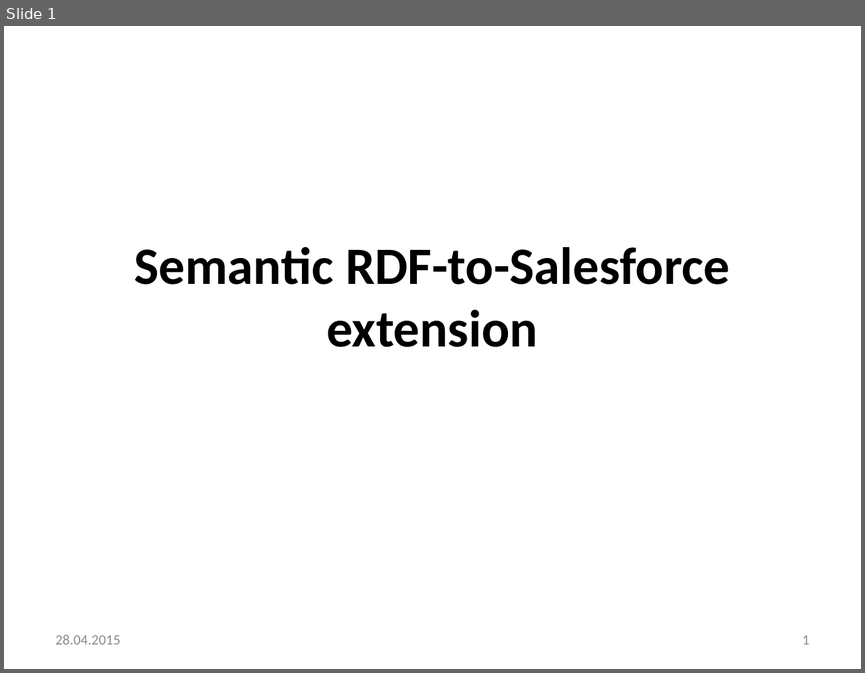
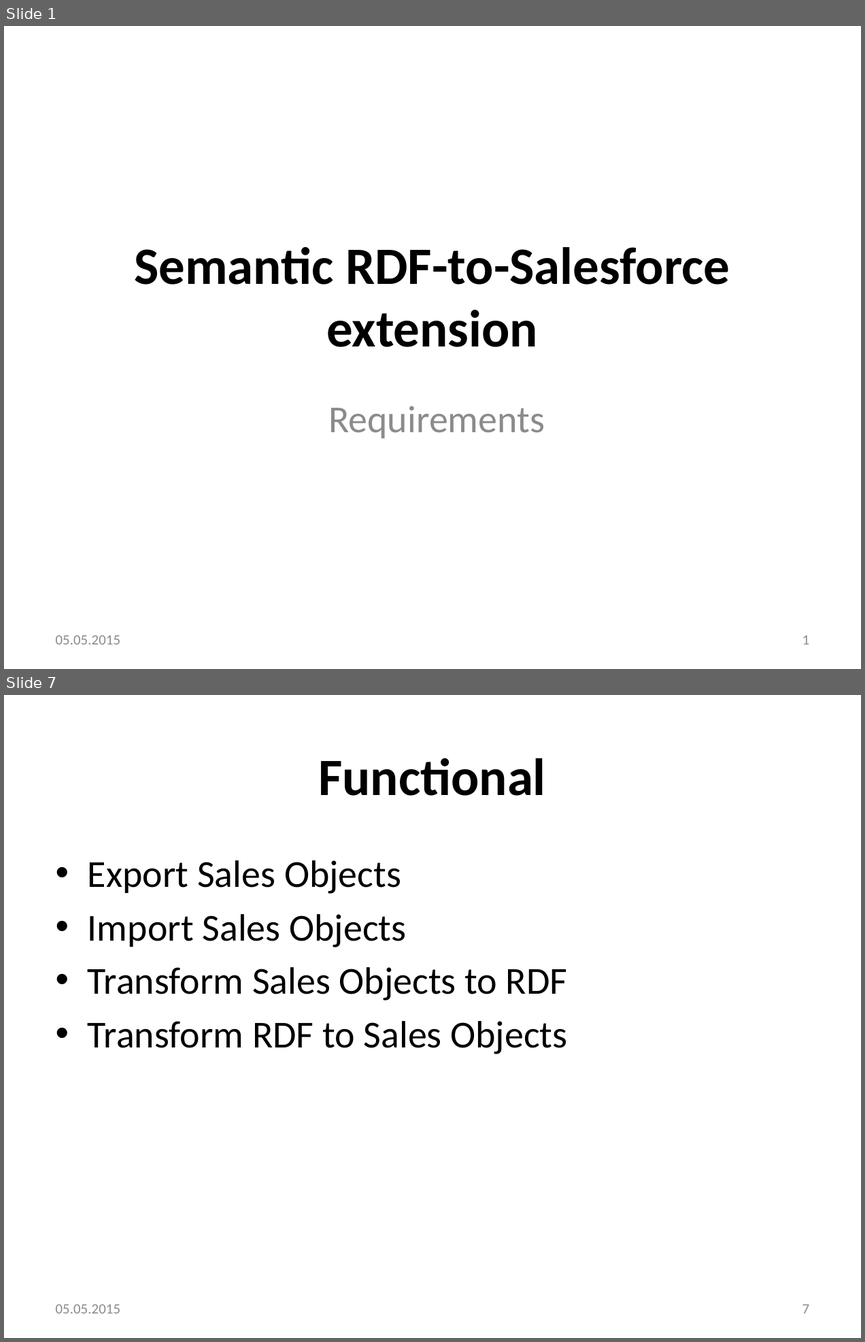
Before and after one commit to omarrana/testing, a slide deck: presentations/requirments_specification.pptx. Shown one above the other, each under a label of ours: slide 1 before the commit, slides 1 and 7 after it; the slides between them are not shown. The pictures are 865x673 and 865x1342 pixels, drawn with LibreOffice and Linux fonts; fonts in the diff are those of the drawing; background and template pictures are left out. Boxes give left, top, right and bottom in pixels: in the first picture for what was removed or moved away, otherwise in the second. Text is boxed around its words. In the diff, an @@ line names an element or a change of style, - is before the commit and + after.

Commit message:
updated requirement presentation

```diff
--- a/presentations/requirments_specification.pptx
+++ b/presentations/requirments_specification.pptx
@@ slide 7 added at (x1=4, y1=695, x2=861, y2=1338), background #FFFFFF @@
@@ title added at (x1=318, y1=758, x2=545, y2=796), 44 pt, text #000000, bold @@
+Functional
@@ text added at (x1=88, y1=860, x2=568, y2=1054), 32 pt, text #000000 @@
+• Export Sales Objects
+• Import Sales Objects
+• Transform Sales Objects to RDF
+• Transform RDF to Sales Objects
@@ text added at (x1=56, y1=1304, x2=121, y2=1313), 12 pt, text #8C8C8C @@
+05.05.2015
@@ page number added at (x1=802, y1=1304, x2=810, y2=1313), 12 pt, text #8C8C8C @@
+7
@@ slide 1 changed as well @@
@@ subtitle added at (x1=328, y1=405, x2=545, y2=438), 32 pt, text #8C8C8C @@
+Requirements
@@ text at (x1=56, y1=635, x2=121, y2=644): text changed @@
-28.04.2015
+05.05.2015
```
Also in this commit, not shown: 1 other slide changed, 6 other slides added, 3 slides removed.
